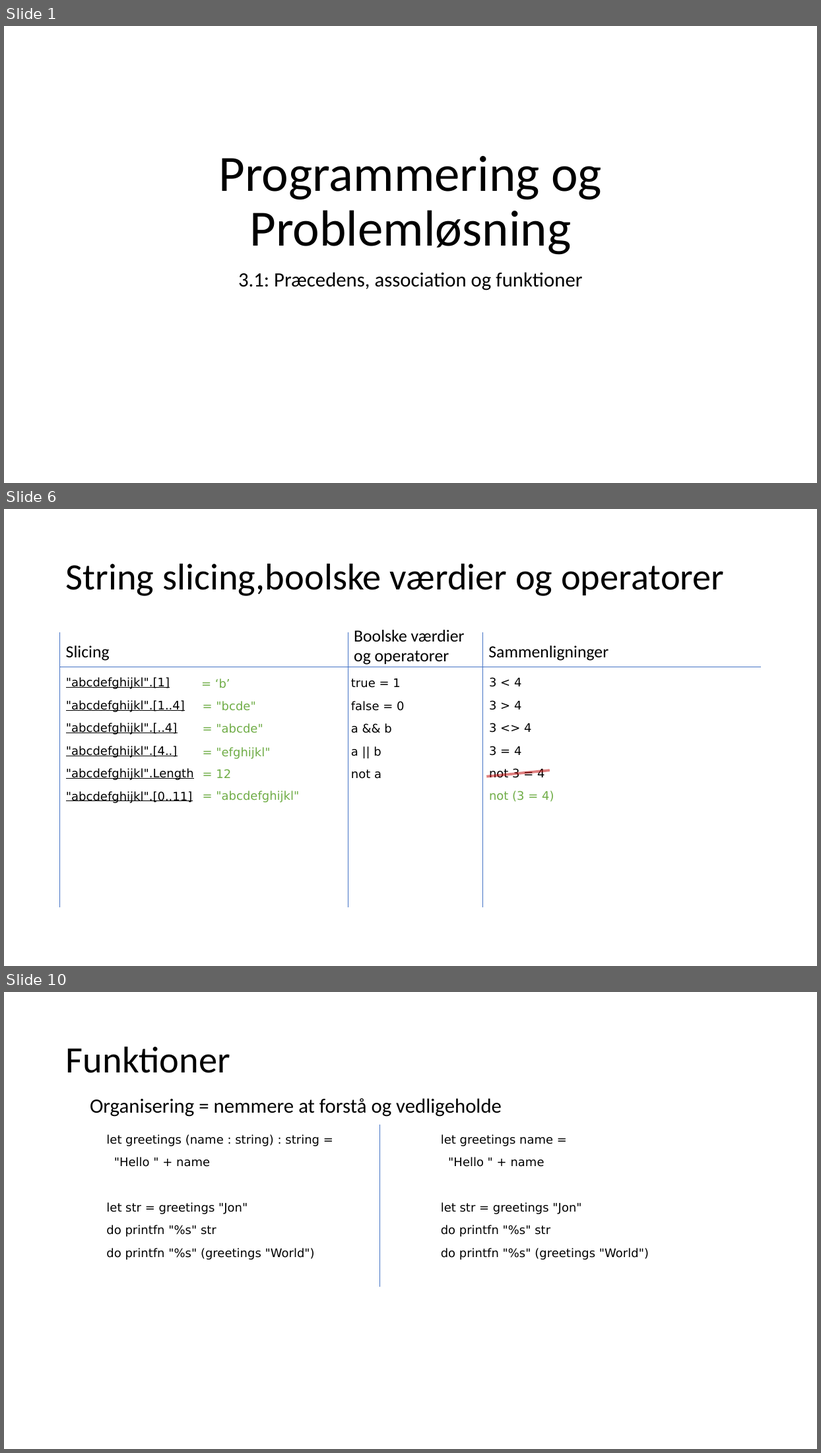
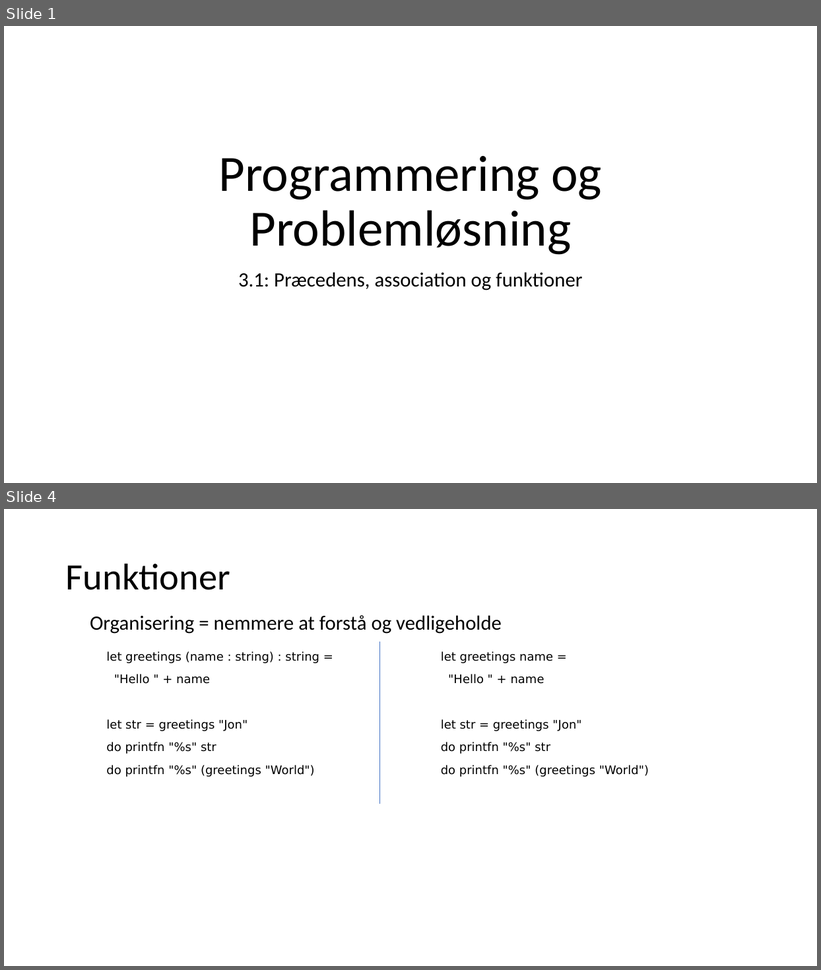
Before and after one commit to fisterloegsovs/pop22, a slide deck: lectures/3.2FunctionsNPrintf/lecture.pptx. Shown one above the other, each under a label of ours: slides 1, 6 and 10 before the commit, slides 1 and 4 after it; the slides between them are not shown. The pictures are 821x1453 and 821x970 pixels, drawn with LibreOffice and Linux fonts; fonts in the diff are those of the drawing. Boxes give left, top, right and bottom in pixels: in the first picture for what was removed or moved away, otherwise in the second. Text is boxed around its words. In the diff, an @@ line names an element or a change of style, - is before the commit and + after.

```diff
--- a/lectures/3.2FunctionsNPrintf/lecture.pptx
+++ b/lectures/3.2FunctionsNPrintf/lecture.pptx
@@ slide 6 removed at bbox=[4, 509, 817, 966], background #FFFFFF @@
@@ title removed at bbox=[66, 563, 724, 596] @@
-String slicing,boolske værdier og operatorer
@@ line removed from (60, 632) to (60, 908) @@
@@ text removed at bbox=[66, 646, 110, 661] @@
-Slicing
@@ line removed from (348, 632) to (348, 908) @@
@@ text removed at bbox=[354, 630, 465, 665] @@
-Boolske værdier og operatorer
@@ line removed from (483, 632) to (483, 908) @@
@@ text removed at bbox=[488, 646, 609, 661] @@
-Sammenligninger
@@ line removed from (60, 667) to (762, 667) @@
@@ text removed at bbox=[66, 677, 194, 803] @@
-"abcdefghijkl".[1]
-"abcdefghijkl".[1..4]
-"abcdefghijkl".[..4]
-"abcdefghijkl".[4..]
-"abcdefghijkl".Length
-"abcdefghijkl".[0..11]
@@ text removed at bbox=[215, 679, 230, 688] @@
-= ‘b’
@@ text removed at bbox=[351, 679, 404, 779] @@
-true = 1
-false = 0
-a && b
-a || b
-not a
@@ text removed at bbox=[489, 677, 545, 778] @@
-3 < 4
-3 > 4
-3 <> 4
-3 = 4
-not 3 = 4
@@ text removed at bbox=[216, 701, 255, 711] @@
-= "bcde"
@@ text removed at bbox=[216, 723, 263, 733] @@
-= "abcde"
@@ text removed at bbox=[216, 747, 270, 759] @@
-= "efghijkl"
@@ text removed at bbox=[216, 769, 231, 778] @@
-= 12
@@ line removed from (487, 777) to (550, 770) @@
@@ text removed at bbox=[216, 791, 299, 803] @@
-= "abcdefghijkl"
@@ text removed at bbox=[489, 791, 554, 802] @@
-not (3 = 4)
@@ what was slide 10 is now slide 4 @@
```
Also in this commit, not shown: 2 slides changed, 6 slides added, 5 other slides removed, 3 other files.
